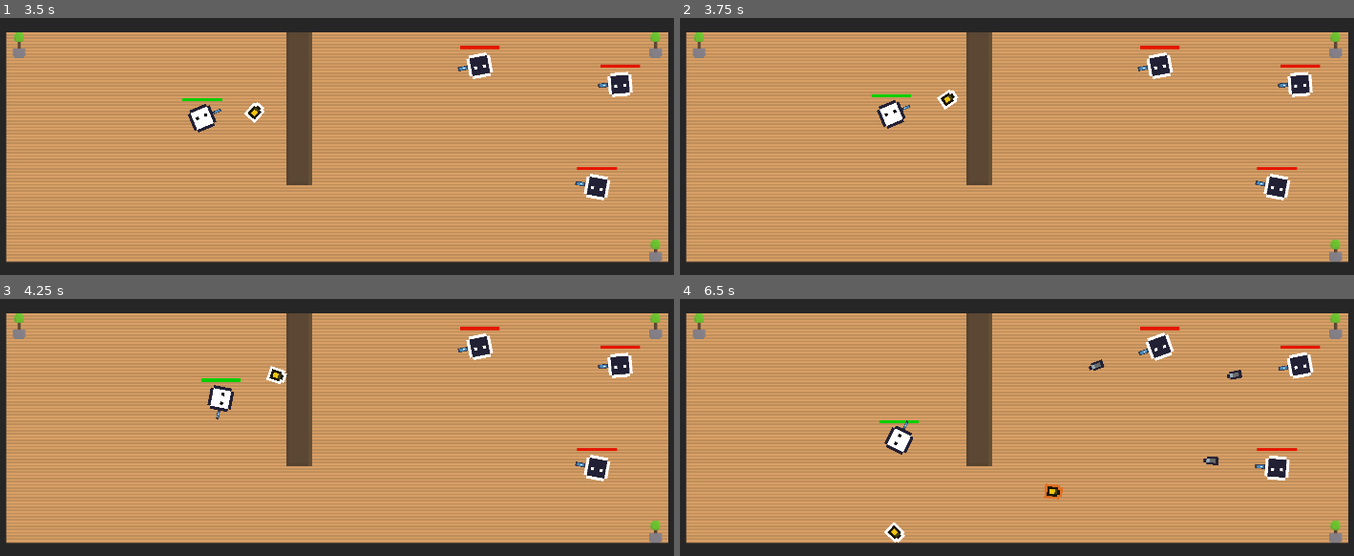
Above: before the commit, frames 1-4 (two rows, left to right).
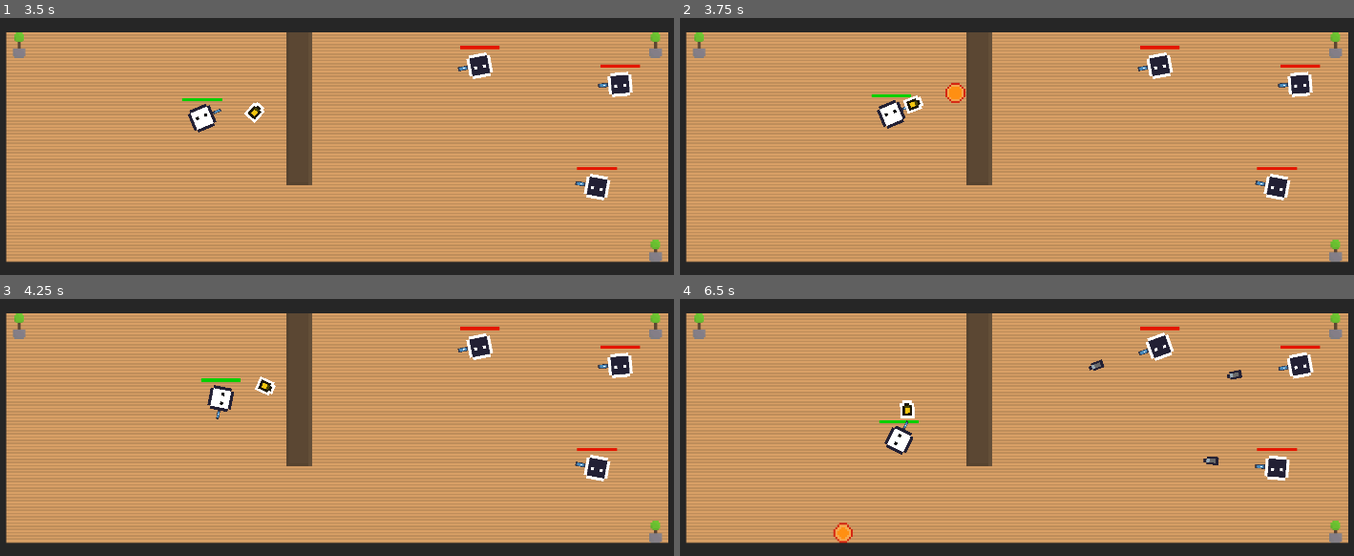
Above: after the commit, the same moments.

Repository: norrlandxyz/skott
Game: Godot game, scene res://menu/index.tscn
Same seed, same stepped clock (60 frames per second), same inputs: the game is played once before the commit and once after it. The engine's default icon, where the game draws it, is replaced by a stand-in: a white triangle on a blue panel in a dark square.
Inputs:
- Up to frame 1 (3.5 s): click "Start" at 0.5 s; click "1. Smart Bullet" at 1.25 s; hold Right (ui_right) 2.03-2.78 s; hold Space (self_destruct) 2.03-2.78 s; hold Left (ui_left) from 2.78 s (still down); tap Space (self_destruct) at 2.85 s
- Up to frame 2 (3.75 s): release Left (ui_left) at 3.53 s; hold Right (ui_right) from 3.53 s (still down); hold Tab (switch) from 3.53 s (still down)
- Up to frame 3 (4.25 s): keep holding Right (ui_right); keep holding Tab (switch); tap Space (self_destruct) at 3.8 s
- Up to frame 4 (6.5 s): release Tab (switch) at 4.28 s; tap Space (self_destruct) at 4.35, 6.05 s; release Right (ui_right) at 5.03 s; hold Space (self_destruct) 5.03-5.78 s; hold Left (ui_left) from 5.03 s (still down); tap Tab (switch) at 5.85 s

Frame 1 is identical in both runs. In frame 2, 0.4% of the frame differs, in the area x 33-43%, y 25-38%; in frame 3, 0.3%; in frame 4, 0.6%, in the area x 22-57%, y 39-96%.

Commit message:
bullet exploding

Diff:
--- a/bullet_test/EnemyBullet.gd
+++ b/bullet_test/EnemyBullet.gd
@@ -10,19 +10,31 @@
 
 var rotation_direction = 0
 
+var loadExplosion = preload("res://bullet_test/explosion/explosion.tscn")
+@onready var explosion_pos = $explosion_pos
+
 #@onready var timer = $Timer
 
 
 # Get the gravity from the project settings to be synced with RigidBody nodes.
 #var gravity = ProjectSettings.get_setting("physics/2d/default_gravity")
 
-
 func _ready():
 	joakim = get_tree().get_first_node_in_group("player")
 	#timer.start()
-
 
 func _physics_process(delta):
 	var velocity = (joakim.global_position - global_position).normalized() * speed
 	move_and_collide(velocity * delta)
 	look_at(joakim.global_position)
+
+func self_destruct():
+	var explosion = loadExplosion.instantiate()
+	explosion.global_position = explosion_pos.global_position
+	#explosion.look_at(joakim.global_position)
+	get_window().call_deferred("add_child", explosion)
+	queue_free()
+
+func _on_collisiondetector_body_entered(body):
+	if !body.is_in_group("enemy") && !body.is_in_group("enemy_bullet"):
+		self_destruct()
--- a/bullet_test/Joakim.gd
+++ b/bullet_test/Joakim.gd
@@ -28,9 +28,7 @@
 	timer.start()
 	start_search_for_bullets_timer.start()
 
-
 func _physics_process(delta):
-
 	#rotation
 	randomRotation(delta)
 
@@ -92,13 +90,11 @@
 		print("joakim dead")
 	health_bar.value = health
 
-
 func _on_start_search_for_bullets_timer_timeout():
 	start_search_for_bullets = true;
-
 
 func _on_hit_box_body_entered(body):
 	print("Player:" + str(body) + " entered enemy space!")
 	if body.is_in_group("enemy_bullet"):
-		body.queue_free()
+		body.self_destruct()
 		take_damage(10)
--- a/bullet_test/bullet.gd
+++ b/bullet_test/bullet.gd
@@ -102,15 +102,12 @@
 	else:
 		animated_sprite_2d.play("about_to_explode")
 
-
-
-
-
 func _on_final_timer_timeout():
 	self_destruct()
-
 
 func _on_bullet_finder_body_entered(body):
 	if body.is_in_group("enemy_bullet"):
 		body.queue_free()
 		self_destruct()
+	if !body.is_in_group("bullet") && !body.is_in_group("player"):
+		self_destruct()
--- a/bullet_test/enemy/enemy_bullet.tscn
+++ b/bullet_test/enemy/enemy_bullet.tscn
@@ -8,6 +8,7 @@
 bg_color = Color(0.737255, 0, 0, 1)
 
 [sub_resource type="RectangleShape2D" id="RectangleShape2D_yjr6r"]
+size = Vector2(22.6667, 20)
 
 [sub_resource type="AtlasTexture" id="AtlasTexture_7osj4"]
 atlas = ExtResource("3_157mr")
@@ -23,6 +24,9 @@
 "name": &"default",
 "speed": 5.0
 }]
+
+[sub_resource type="RectangleShape2D" id="RectangleShape2D_aetd6"]
+size = Vector2(26, 20)
 
 [node name="EnemyBullet" type="CharacterBody2D" groups=["enemy_bullet"]]
 position = Vector2(397, 168)
@@ -45,8 +49,20 @@
 show_percentage = false
 
 [node name="CollisionShape2D" type="CollisionShape2D" parent="."]
+position = Vector2(-1.33334, 0)
 shape = SubResource("RectangleShape2D_yjr6r")
 
 [node name="AnimatedSprite2D" type="AnimatedSprite2D" parent="."]
 scale = Vector2(5, 5)
 sprite_frames = SubResource("SpriteFrames_q5fq6")
+
+[node name="Collisiondetector" type="Area2D" parent="."]
+
+[node name="CollisionShape2D" type="CollisionShape2D" parent="Collisiondetector"]
+position = Vector2(0.333313, 0)
+shape = SubResource("RectangleShape2D_aetd6")
+
+[node name="explosion_pos" type="Node2D" parent="."]
+position = Vector2(14.6667, 0)
+
+[connection signal="body_entered" from="Collisiondetector" to="." method="_on_collisiondetector_body_entered"]
--- a/bullet_test/enemy/enemy_node.tscn
+++ b/bullet_test/enemy/enemy_node.tscn
@@ -44,7 +44,7 @@
 "speed": 5.0
 }]
 
-[node name="EnemyNode" type="Node2D"]
+[node name="EnemyNode" type="Node2D" groups=["enemy"]]
 
 [node name="EnemyHealth" type="ProgressBar" parent="."]
 offset_left = 36.0
Not shown: 1 places in bullet_test/enemy/enemy_bullet.tscn that only renumber resources
